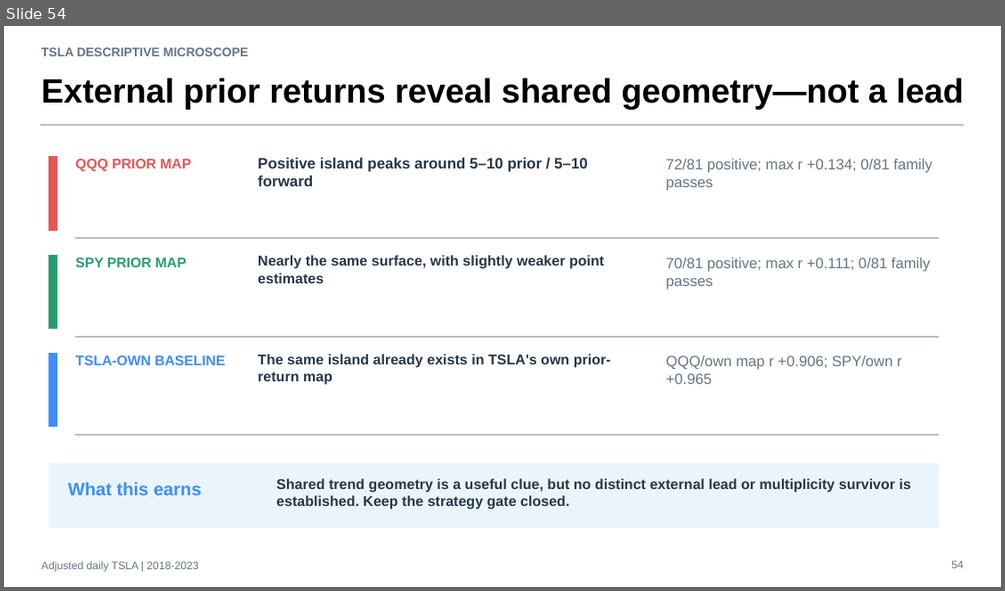
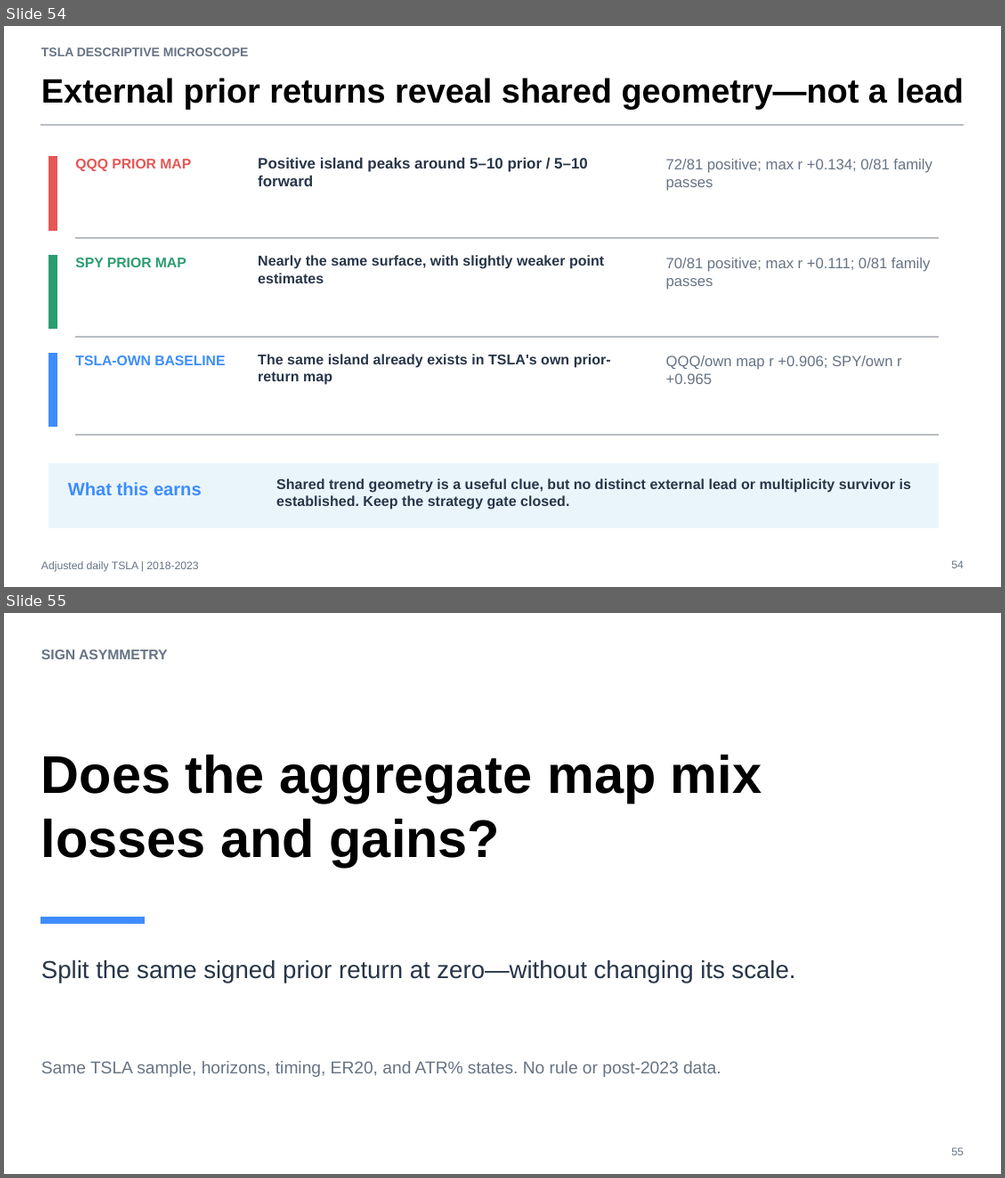
Before and after one commit to Francisc0Franc0/Time-Series-Modeling-Gen5, a slide deck: operator_hypothesis_lab/presentations/tsla_descriptive_microscope_evidence.pptx. Shown one above the other, each under a label of ours: slide 54 before the commit, slides 54 and 55 after it. The pictures are 1005x591 and 1005x1178 pixels, drawn with LibreOffice and Linux fonts; fonts in the diff are those of the drawing. Boxes give left, top, right and bottom in pixels: in the first picture for what was removed or moved away, otherwise in the second. Text is boxed around its words. In the diff, an @@ line names an element or a change of style, - is before the commit and + after.

Commit message:
Add TSLA prior-return sign asymmetry study

```diff
--- a/operator_hypothesis_lab/presentations/tsla_descriptive_microscope_evidence.pptx
+++ b/operator_hypothesis_lab/presentations/tsla_descriptive_microscope_evidence.pptx
@@ slide 55 added at <box>4,613,1001,1174</box>, background #FFFFFF @@
@@ text added at <box>41,649,168,659</box>, 13.5 pt, text #667384, bold @@
+SIGN ASYMMETRY
@@ text added at <box>41,755,761,867</box>, 51 pt, text #000000, bold @@
+Does the aggregate map mix losses and gains?
@@ rectangle added at <box>41,916,145,923</box>, fill #3D8DFF, outline #3D8DFF 0 pt @@
@@ text added at <box>41,960,795,983</box>, 23.7 pt, text #273548 @@
+Split the same signed prior return at zero—without changing its scale.
@@ text added at <box>41,1061,721,1077</box>, 16.5 pt, text #667384 @@
+Same TSLA sample, horizons, timing, ER20, and ATR% states. No rule or post-2023 data.
@@ text added at <box>951,1147,963,1155</box>, 10.5 pt, text #667384 @@
+55
```
Also in this commit, not shown: 6 other slides added, 4 other files.
